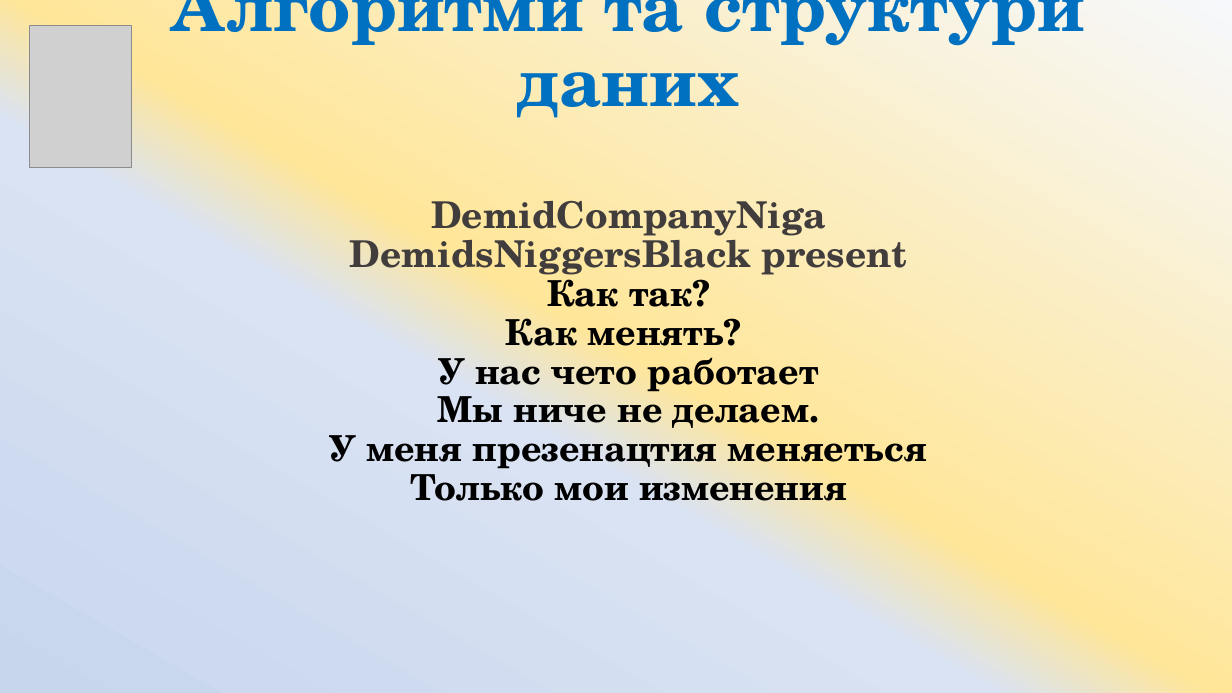
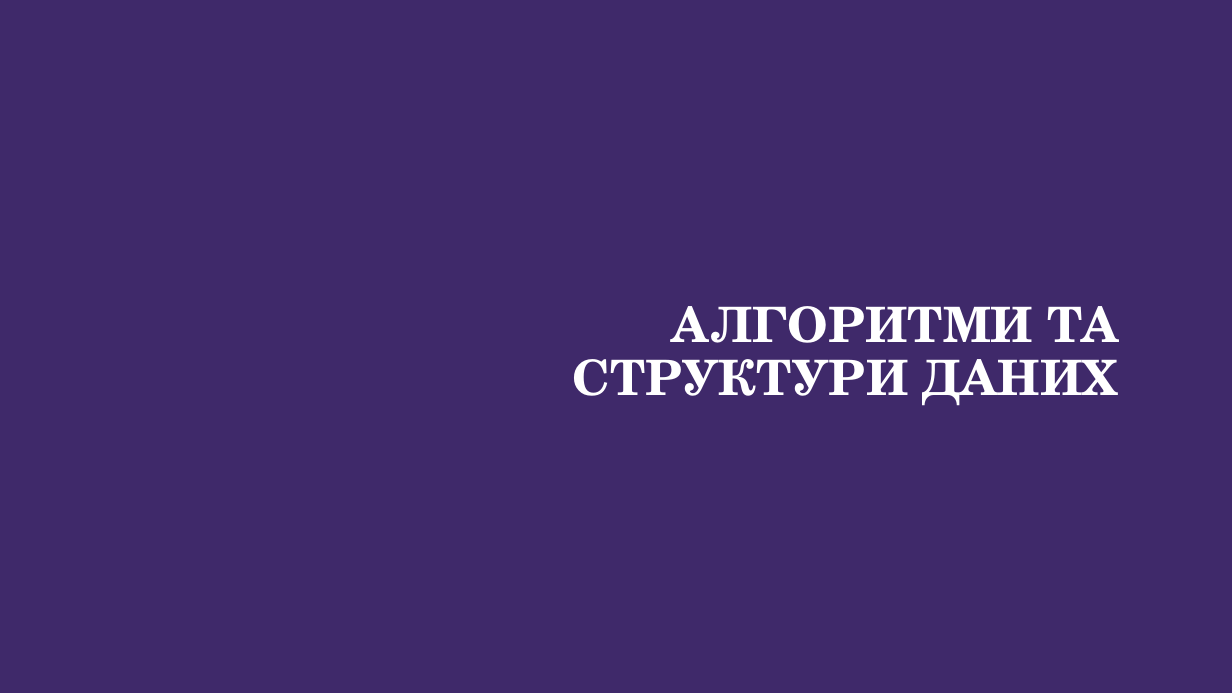
Before and after one commit to ArtemKlym/git_presentation, a slide deck: slide 1 of Git_1 part.pptx. Drawn at 1232x693 pixels with LibreOffice and Linux fonts; fonts in the diff are those of the drawing; grey boxes stand for pictures; background and template pictures are left out. Boxes give left, top, right and bottom in pixels: in the first picture for what was removed or moved away, otherwise in the second. Text is boxed around its words. In the diff, an @@ line names an element or a change of style, - is before the commit and + after.

```diff
--- a/Git_1 part.pptx
+++ b/Git_1 part.pptx
@@ background gradient #F6F8FC to #FFE699 to #DAE3F3 to #C7D5ED to picture (left out) @@
@@ picture removed at (x1=30, y1=25, x2=131, y2=167) @@
@@ title at (x1=573, y1=306, x2=1119, y2=406): text changed; size 27.9 to 38 pt; text colour #000000 to #FFFFFF @@
-Алгоритми та структури даних
-DemidCompanyNiga
-DemidsNiggersBlack present
-Как так?
-Как менять?
-У нас чето работает
-Мы ниче не делаем.
-У меня презенацтия меняеться
-Только мои изменения
+АЛГОРИТМИ ТА СТРУКТУРИ ДАНИХ
```
Also in this commit, not shown: 4 other slides changed, 8 slides added, 24 slides removed.
